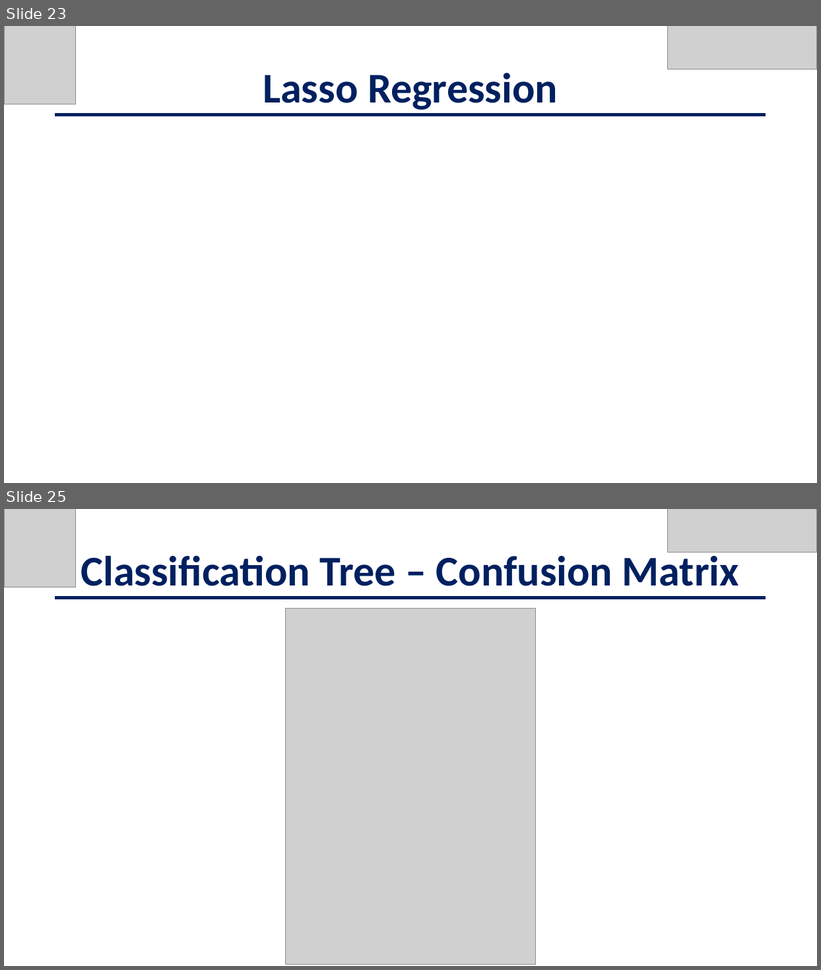
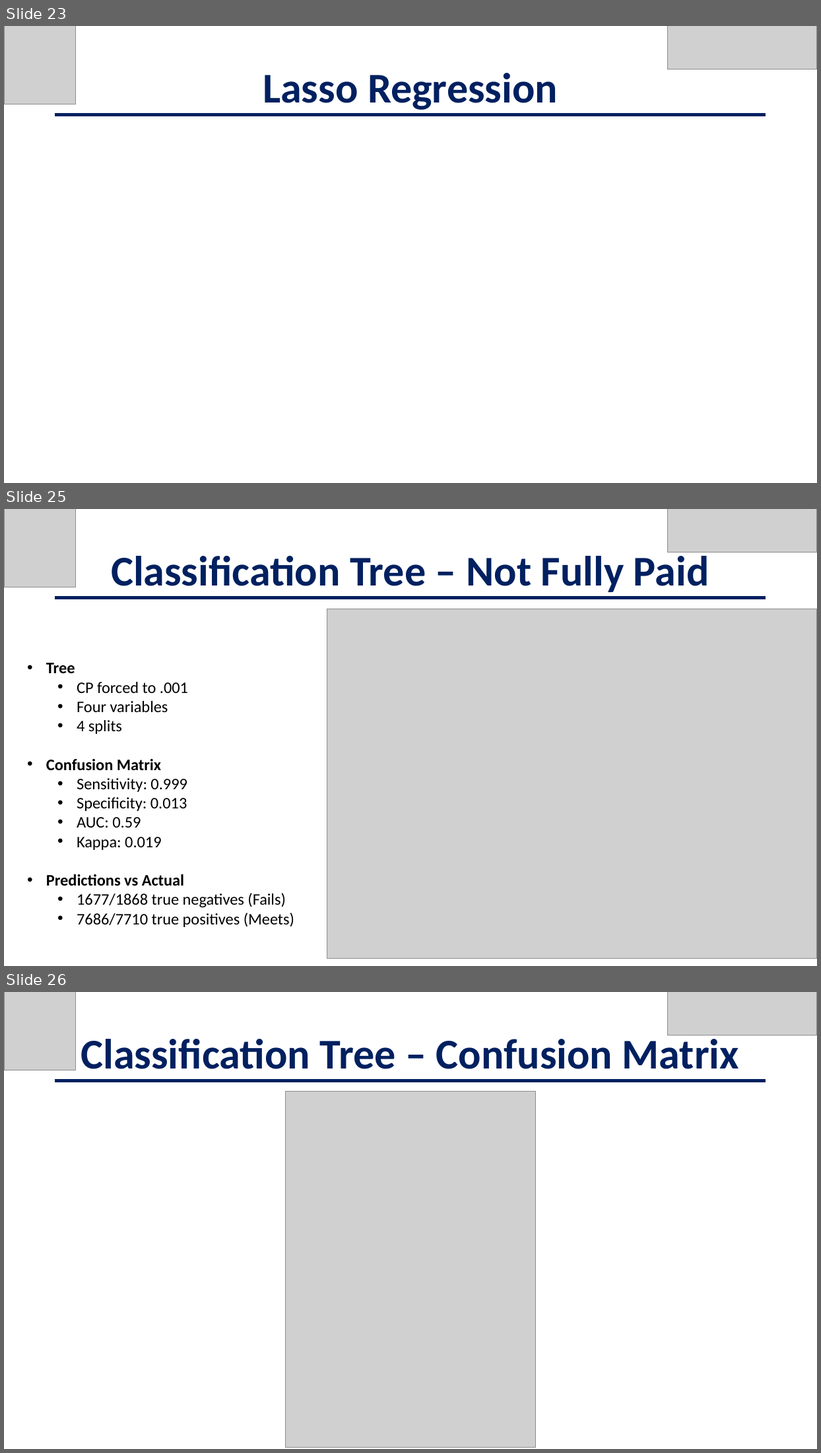
Before and after one commit to jschild01/JMB_DATS_6101, a slide deck: Project2/EDA_LendingClub_Slides - Project 2.pptx. Shown one above the other, each under a label of ours: slides 23 and 25 before the commit, slides 23, 25 and 26 after it; the slides between them are not shown. The pictures are 821x970 and 821x1453 pixels, drawn with LibreOffice and Linux fonts; fonts in the diff are those of the drawing; grey boxes stand for pictures; background and template pictures are left out. Boxes give left, top, right and bottom in pixels: in the first picture for what was removed or moved away, otherwise in the second. Text is boxed around its words. In the diff, an @@ line names an element or a change of style, - is before the commit and + after.

```diff
--- a/Project2/EDA_LendingClub_Slides - Project 2.pptx
+++ b/Project2/EDA_LendingClub_Slides - Project 2.pptx
@@ slide 25 added at (4,509,817,966), background #FFFFFF @@
@@ picture added at (4,509,75,588) @@
@@ picture added at (668,509,817,553) @@
@@ text added at (111,550,710,592), 50 pt, text #002060, bold @@
+Classification Tree – Not Fully Paid
@@ line added from (55, 598) to (766, 598), #002060 4.5 pt @@
@@ picture added at (327,609,817,959) @@
@@ text added at (46,663,294,927), 19 pt, text #000000 @@
+• Tree
+  • CP forced to .001
+  • Four variables
+  • 4 splits
+• Confusion Matrix
+  • Sensitivity: 0.999
+  • Specificity: 0.013
+  • AUC: 0.59
+  • Kappa: 0.019
+• Predictions vs Actual
+  • 1677/1868 true negatives (Fails)
+  • 7686/7710 true positives (Meets)
@@ what was slide 25 is now slide 26 @@
```
Also in this commit, not shown: 1 slide changed, 1 other file.
